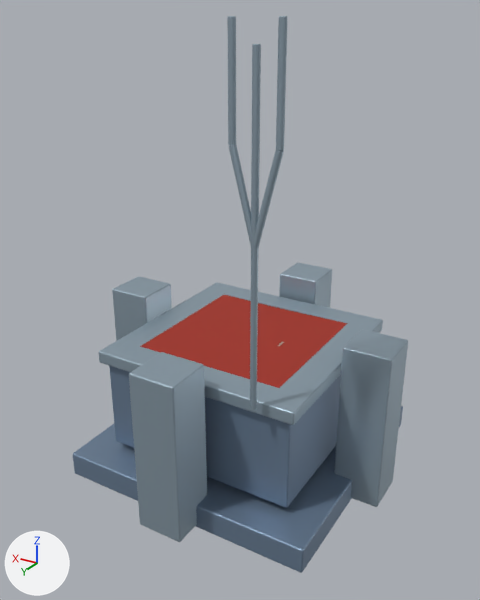
A saved change to the glTF model sources/docs/assets/reconstruction/launch-facilities/mauna/mn09/model.glb.
The view is the same before and after, from a 50 mm lens placed at (-2.39, 4.1, 3.41), pointed at (-0.01, 0.13, 1.43). Lighting does not change. The marker at lower left points along +X, +Y and +Z. The first picture is the older version. Where no turn or scale is listed for an object, it has been applied to the vertices.

Objects in the first picture: 'Aerial fork', 'Aerial fork tine', 'Aerial fork tine.001', 'Aerial fork.001', 'Aerial stem', 'Block buttress', 'Block buttress.001', 'Block buttress.002', 'Block buttress.003', 'Block roof ledge', 'Down-folding red hatch -1', 'Down-folding red hatch 1', 'Foundation slab', 'Modular block storey'.
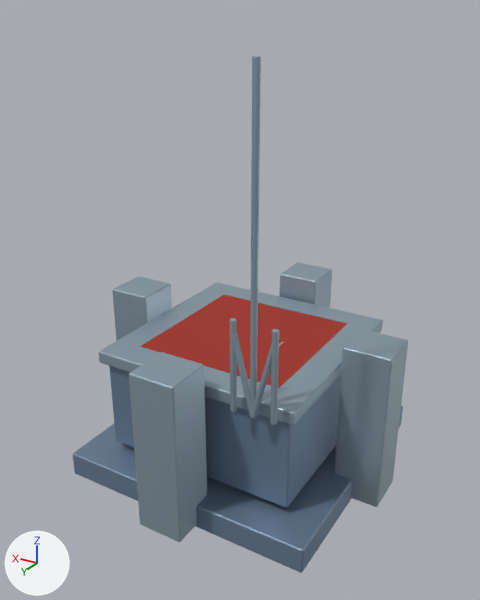
Pixel boxes (x1, y1, x2, y2) of what changed, in the pictures (480 x 600 px):
'Aerial stem', moved
    before: (250, 44, 261, 410)
    after: (250, 56, 261, 418)
'Aerial fork tine', moved
    before: (276, 16, 287, 151)
    after: (270, 329, 279, 425)
'Aerial fork tine.001', moved
    before: (227, 16, 236, 145)
    after: (230, 318, 237, 412)
'Aerial fork', moved
    before: (253, 150, 284, 248)
    after: (252, 343, 274, 418)
'Aerial fork.001', moved
    before: (229, 145, 253, 247)
    after: (231, 332, 252, 417)

The change in detail:
Object 'Aerial fork' (ob_aerial_fork) moves from (-0.72, 0.72, 0.0) to (-0.72, 0.72, -1.156).
Object 'Aerial fork tine' (ob_aerial_fork_tine) moves from (-0.72, 0.72, 0.0) to (-0.72, 0.72, -1.732).
Object 'Aerial fork tine.001' (ob_aerial_fork_tine_001) moves from (-0.72, 0.72, 0.0) to (-0.72, 0.72, -1.732).
Object 'Aerial fork.001' (ob_aerial_fork_001) moves from (-0.72, 0.72, 0.0) to (-0.72, 0.72, -1.156).
Object 'Aerial stem' (ob_aerial_stem) moves from (-0.72, 0.72, 0.0) to (-0.72, 0.72, -0.06).
